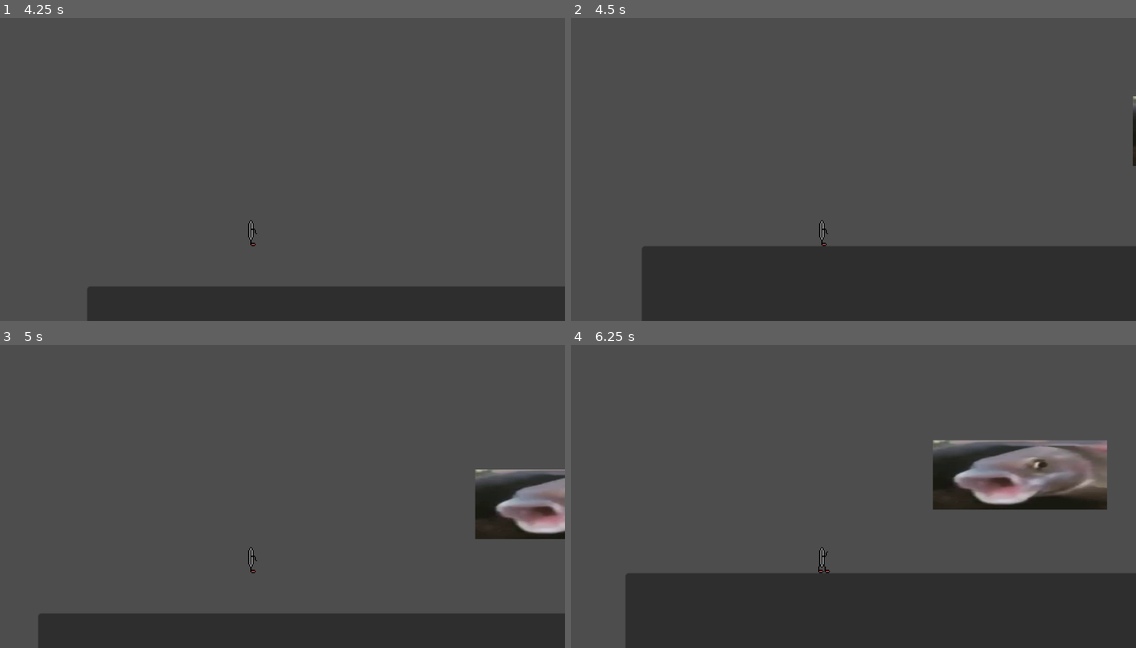
Above: before the commit, frames 1-4 (two rows, left to right).
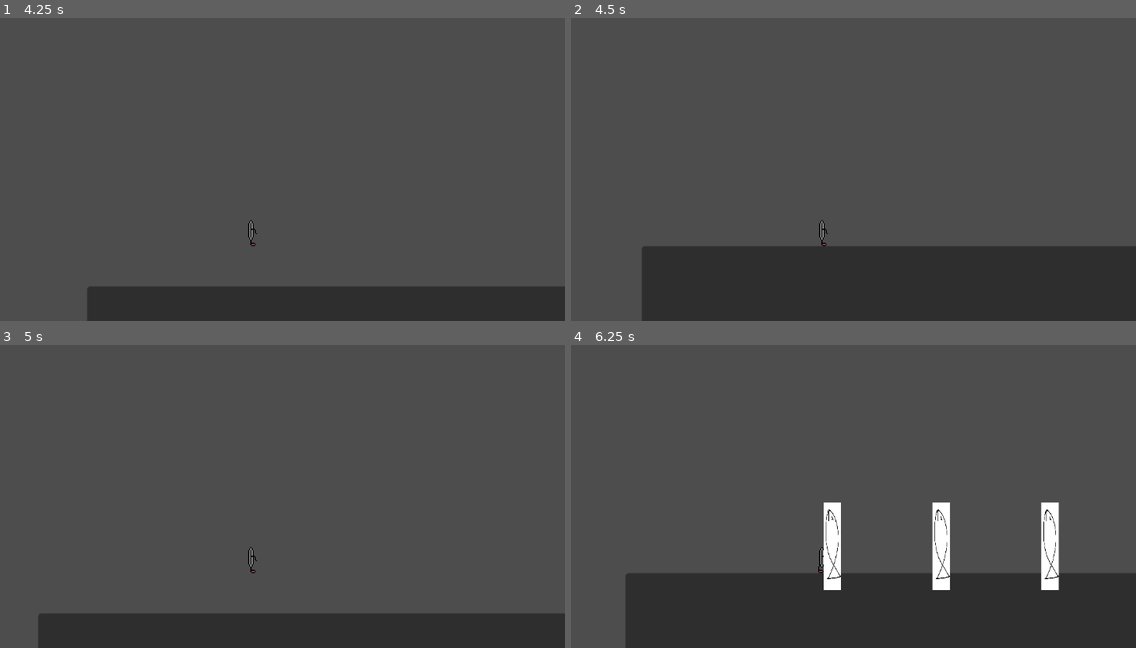
Above: after the commit, the same moments.

Repository: FanteyOfficial/SCALE-Project
Game: Godot game, scene res://Scenes/main.tscn
The game is run twice, just before and just after one commit, with the same random seed, the same clock (stepped at 60 frames per second) and the same inputs.
Inputs:
- Up to frame 1 (4.25 s): click "Play" at 0.5 s; tap Enter (ui_accept) at 1.25, 1.52, 2.27, 3.77 s; hold Right (ui_right) 1.28-2.78 s; hold Left (ui_left) 2.78-3.53 s; hold Right (ui_right) from 3.53 s (still down)
- Up to frame 2 (4.5 s): keep holding Right (ui_right)
- Up to frame 3 (5 s): keep holding Right (ui_right); tap Enter (ui_accept) at 4.52 s
- Up to frame 4 (6.25 s): release Right (ui_right) at 5.03 s; hold Left (ui_left) 5.03-5.78 s; tap Enter (ui_accept) at 5.27 s; hold Right (ui_right) from 5.78 s (still down)

Frame 1 is identical in both runs. In frame 2, 0.1% of the frame differs, in the area x 99-100%, y 25-49%; in frame 3, 3.2%; in frame 4, 8.5%, in the area x 44-95%, y 31-81%.

Commit message:
fish fixed
note to self, use state machines for next bosses

Diff:
--- a/Scenes/er_pesce.tscn
+++ b/Scenes/er_pesce.tscn
@@ -9,6 +9,7 @@
 [node name="ErPesce" type="CharacterBody2D"]
 collision_layer = 4
 script = ExtResource("1_uvnb7")
+health = 0
 
 [node name="Hitbox" type="CollisionShape2D" parent="."]
 shape = SubResource("RectangleShape2D_od67b")
--- a/Scripts/er_pesce.gd
+++ b/Scripts/er_pesce.gd
@@ -5,12 +5,19 @@
 @export var jump = -400.0
 @export var health = 300
 @export var player : CharacterBody2D
+var aoe_duration : Timer
+var attack_timer : Timer
 var phase_1 = true
 var gravity = ProjectSettings.get_setting("physics/2d/default_gravity")
+
+func initialize(attack,aoe):
+	attack_timer = attack
+	aoe_duration = aoe
 
 func _physics_process(delta):
 	if health <= 0:
 		phase_1 = false
+		health = 300
 	if phase_1:
 		var direction = player.get_position()
 		if not is_on_floor():
@@ -21,6 +28,9 @@
 			velocity.x = position.direction_to(direction).x * speed
 		else:
 			velocity.x = move_toward(velocity.x, 0, speed)
+	else :
+		attack_timer.start(5)
+		set_physics_process(false)
 	move_and_slide()
 
 func get_phase():
--- a/Scripts/world.gd
+++ b/Scripts/world.gd
@@ -6,13 +6,15 @@
 @onready var area_attack = $"area_attack"
 @onready var aoe_dur = $"aoe_duration"
 
+func _ready():
+	pesce.initialize(area_attack,aoe_dur)
 
 func _on_area_attack_timeout(): #NB LE SPIKE SONO UNFAIR, PLS FIX
 	area_attack.start(5)
 	var tooth_spawn = get_node("SpawnPath/SpawnLocation")
 	for i in range(10):
 		var tooth = toothbrush_attack.instantiate()
-		tooth_spawn.progress = player.position.x-20 + 100*i
+		tooth_spawn.progress = player.position.x + 100*i
 		tooth.init(tooth_spawn.position)
 		add_child(tooth)
 	aoe_dur.start(1)
